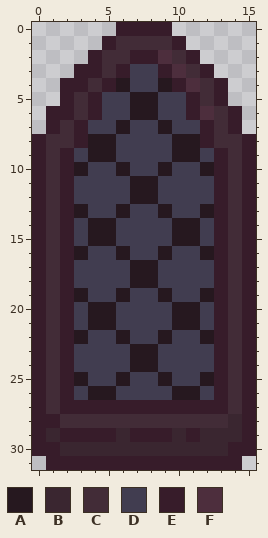
One commit to this pixel-art file: art/house_tiles/gothic_window.aseprite. This is how it looked before the edit.
16x32 pixels, 1 frame. Colours within 5 levels of each other are drawn and written as one.
Palette (. is transparent): A #26181f  B #3a2630  C #422c37  D #413d50  E #371c2a  F #4d2e3d
Pixels before, first column x 0:
 0 ......EEEE......
 1 .....ECCCCE.....
 2 ....ECCEEFCE....
 3 ...EECEDDEFCE...
 4 ..EECEADDAEFCE..
 5 ..ECEDDAADDECE..
 6 .EECEDDAADDEFCE.
 7 .ECEDDADDADDECE.
 8 ECCEAADDDDAAECCE
 9 ECEDAADDDDAADECE
10 ECEADDADDADDAECE
11 ECEDDDDAADDDDECE
12 ECEDDDDAADDDDECE
13 ECEADDADDADDAECE
14 ECEDAADDDDAADECE
15 ECEDAADDDDAADECE
16 ECEADDADDADDAECE
17 ECEDDDDAADDDDECE
18 ECEDDDDAADDDDECE
19 ECEADDADDADDAECE
20 ECEDAADDDDAADECE
21 ECEDAADDDDAADECE
22 ECEADDADDADDAECE
23 ECEDDDDAADDDDECE
24 ECEDDDDAADDDDECE
25 ECEADDADDADDAECE
26 ECEDAADDDDAADECE
27 ECEEEEEEEEEEEECE
28 EECCCCCCCCCCCCBE
29 EBEEEEBEEEBEBBBE
30 EEBBBBBBBBBBBBEE
31 .EEEEEEEEEEEEEE.
The same view after the edit:
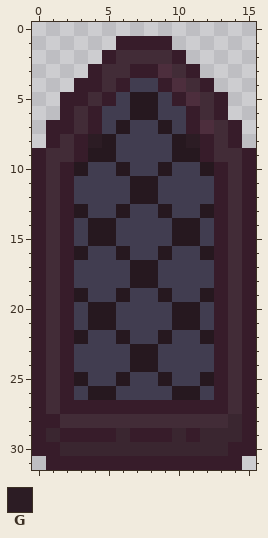
Colours new in this view: G #2c1c24
The edit:
y 0: x 6..9 EEEE -> ....
y 1: x 5..10 ECCCCE -> .EEEE.
y 2: x 4..5 EC -> .E; x 7..11 EEFCE -> CCCE.
y 3: x 3 E -> .; x 6..12 EDDEFCE -> CEEFCE.
y 4: x 2 E -> .; x 4..6 CEA -> ECE; x 9..13 AEFCE -> EFCE.
y 5: x 3..5 CED -> ECE; x 10..11 DE -> EF
y 6: x 1 E -> .; x 12..14 FCE -> CE.
y 7: x 2..4 CED -> ECE; x 11..12 DE -> EF
y 8: x 0..1 EC -> .E; x 4 A -> G; x 11 A -> G; x 14..15 CE -> E.
y 9: x 2..3 ED -> CE; x 12..13 DE -> EC
